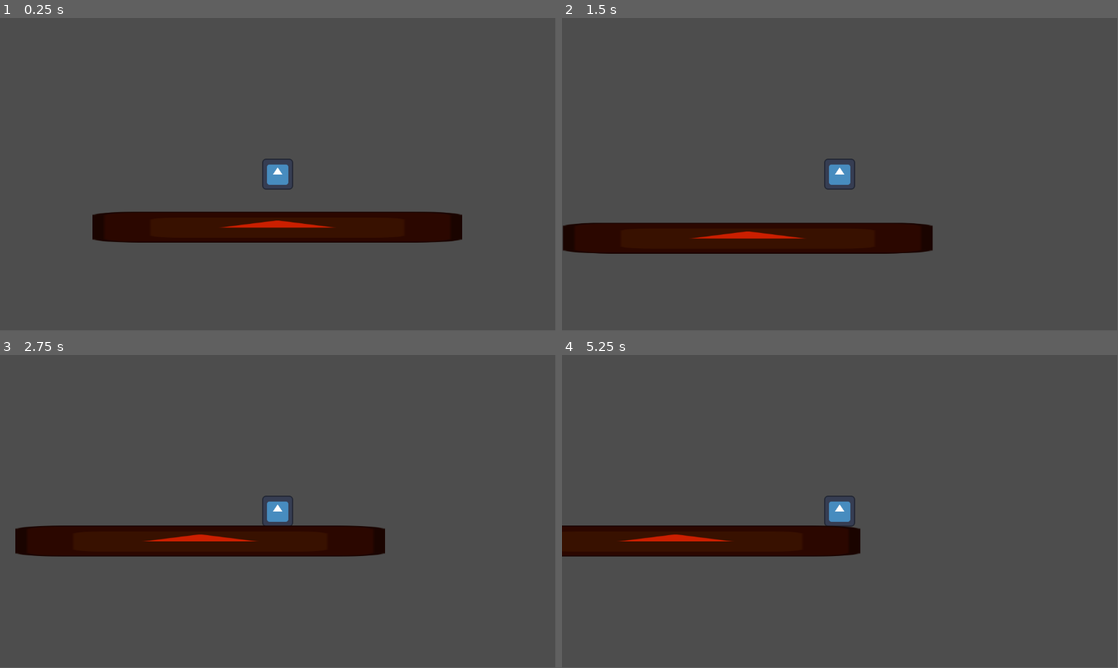
Above: before the commit, frames 1-4 (two rows, left to right).
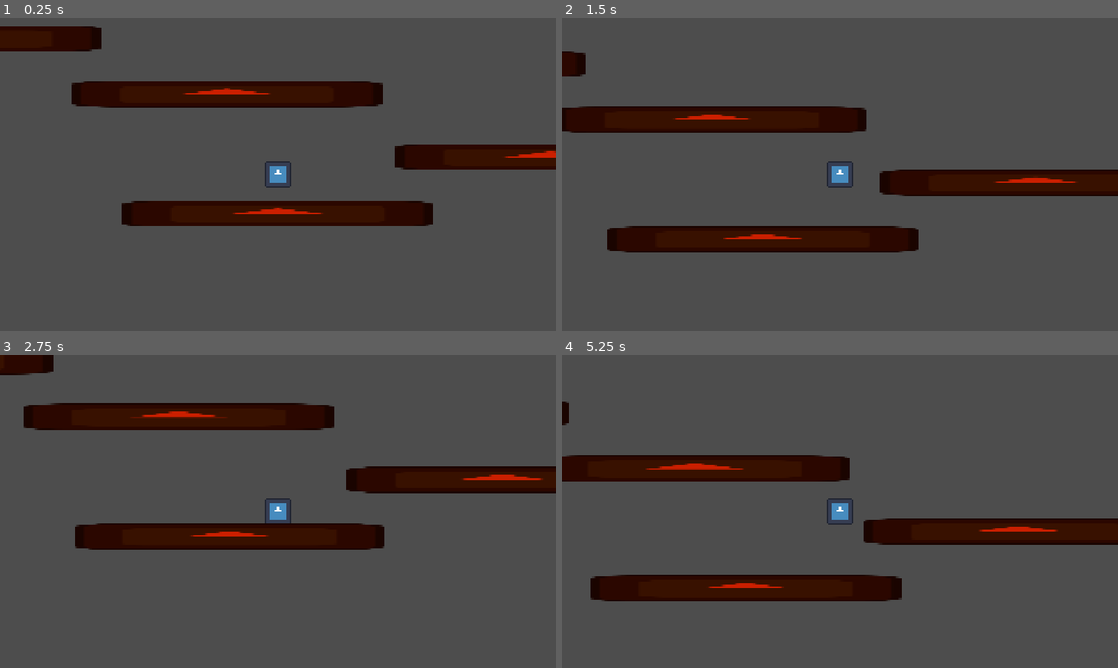
Above: after the commit, the same moments.

Repository: ChloPUPs/platformer-test
Game: Godot game, scene res://main.tscn
The game is run twice, just before and just after one commit, with the same random seed, the same clock (stepped at 60 frames per second) and the same inputs. The engine's default icon, where the game draws it, is replaced by a stand-in: a white triangle on a blue panel in a dark square.
Inputs:
- Up to frame 1 (0.25 s): no input
- Up to frame 2 (1.5 s): hold Z (jump) 0.53-1.28 s; hold Right (move_right) from 0.53 s (still down); tap Z (jump) at 1.35 s
- Up to frame 3 (2.75 s): tap Z (jump) at 1.52, 1.82 s; release Right (move_right) at 2.03 s; hold Left (move_left) from 2.03 s (still down); hold Z (jump) from 2.03 s (still down)
- Up to frame 4 (5.25 s): release Left (move_left) at 2.78 s; release Z (jump) at 2.78 s; hold Right (move_right) 2.78-4.28 s; tap Z (jump) at 2.85, 3.02, 3.32, 4.35, 4.52, 4.82 s; hold Z (jump) 3.53-4.28 s; hold Left (move_left) 4.28-5.03 s; hold Right (move_right) from 5.03 s (still down); hold Z (jump) from 5.03 s (still down)
In our replay, the window is 799x449 before the commit and 800x450 after it. These sizes can differ from the game's own. Grey fills any space a smaller window leaves; there, only what the larger window draws over its background counts as a difference.

The runs differ from the first frame. In frame 1, 15% of the frame differs, in the area x 0-100%, y 2-72%; in frame 2, 11%; in frame 3, 12%; in frame 4, 18%, in the area x 0-100%, y 14-79%.

Commit message:
add better movement

Diff:
--- a/game_objects/player.gd
+++ b/game_objects/player.gd
@@ -1,21 +1,28 @@
 extends CharacterBody2D
 
-const JUMP_STRENGTH = 600.0
+const JUMP_STRENGTH = 800.0
 const SPEED: float = 400.0
-const GRAVITY_MULT: float = 1.3
+const GRAVITY_STATES = { "jump": 1.7, "fall": 2.2 }
+const TERMINAL_VELOCITY = 1400.0
 const MAX_AIRJUMP_AMOUNT: int = 1
 var airjumps_left: int = MAX_AIRJUMP_AMOUNT
+var current_gravity_mult = GRAVITY_STATES["fall"]
 
 func _input(event: InputEvent) -> void:
 	if event.is_action_pressed("jump") and airjumps_left > 0:
 		velocity.y = -JUMP_STRENGTH
 		airjumps_left -= 1
+		current_gravity_mult = GRAVITY_STATES["jump"]
+	if event.is_action_released("jump") or velocity.y > -10.0:
+		current_gravity_mult = GRAVITY_STATES["fall"]
 
 func _physics_process(delta: float) -> void:
 	var direction: float = Input.get_axis("move_left", "move_right")
 	velocity.x = direction * SPEED
 	if !is_on_floor():
-		velocity += get_gravity() * GRAVITY_MULT * delta
+		velocity += get_gravity() * current_gravity_mult * delta
+		if velocity.y > TERMINAL_VELOCITY:
+			velocity.y = TERMINAL_VELOCITY
 
 	if is_on_floor() and airjumps_left != MAX_AIRJUMP_AMOUNT:
 		airjumps_left = MAX_AIRJUMP_AMOUNT
--- a/game_objects/player.tscn
+++ b/game_objects/player.tscn
@@ -10,7 +10,7 @@
 script = ExtResource("1_a4hy7")
 
 [node name="Camera2D" type="Camera2D" parent="." unique_id=1313807686]
-zoom = Vector2(0.5, 0.5)
+zoom = Vector2(0.7, 0.7)
 
 [node name="CollisionShape2D" type="CollisionShape2D" parent="." unique_id=274457687]
 position = Vector2(-0.5, 0)
--- a/levels/test.tscn
+++ b/levels/test.tscn
@@ -21,3 +21,39 @@
 self_modulate = Color(0.79455096, 0.121461876, 0, 1)
 scale = Vector2(11.984375, 1)
 texture = ExtResource("2_lkjt4")
+
+[node name="Ground2" type="StaticBody2D" parent="." unique_id=1616802789]
+position = Vector2(1345, -23)
+metadata/_edit_group_ = true
+
+[node name="CollisionShape2D" type="CollisionShape2D" parent="Ground2" unique_id=1981955586]
+shape = SubResource("RectangleShape2D_lkjt4")
+
+[node name="Sprite2D" type="Sprite2D" parent="Ground2" unique_id=1955411532]
+self_modulate = Color(0.79455096, 0.121461876, 0, 1)
+scale = Vector2(11.984375, 1)
+texture = ExtResource("2_lkjt4")
+
+[node name="Ground3" type="StaticBody2D" parent="." unique_id=2020480627]
+position = Vector2(-252, -333)
+metadata/_edit_group_ = true
+
+[node name="CollisionShape2D" type="CollisionShape2D" parent="Ground3" unique_id=618236933]
+shape = SubResource("RectangleShape2D_lkjt4")
+
+[node name="Sprite2D" type="Sprite2D" parent="Ground3" unique_id=1988017156]
+self_modulate = Color(0.79455096, 0.121461876, 0, 1)
+scale = Vector2(11.984375, 1)
+texture = ExtResource("2_lkjt4")
+
+[node name="Ground4" type="StaticBody2D" parent="." unique_id=529918164]
+position = Vector2(-1641, -607)
+metadata/_edit_group_ = true
+
+[node name="CollisionShape2D" type="CollisionShape2D" parent="Ground4" unique_id=1729274400]
+shape = SubResource("RectangleShape2D_lkjt4")
+
+[node name="Sprite2D" type="Sprite2D" parent="Ground4" unique_id=1361079795]
+self_modulate = Color(0.79455096, 0.121461876, 0, 1)
+scale = Vector2(11.984375, 1)
+texture = ExtResource("2_lkjt4")
--- a/project.godot
+++ b/project.godot
@@ -14,6 +14,14 @@
 run/main_scene="uid://cawqh2yurf218"
 config/features=PackedStringArray("4.6", "Forward Plus")
 config/icon="res://icon.svg"
+
+[display]
+
+window/size/viewport_width=1920
+window/size/viewport_height=1080
+window/size/window_width_override=1280
+window/size/window_height_override=720
+window/stretch/mode="canvas_items"
 
 [input]
 
